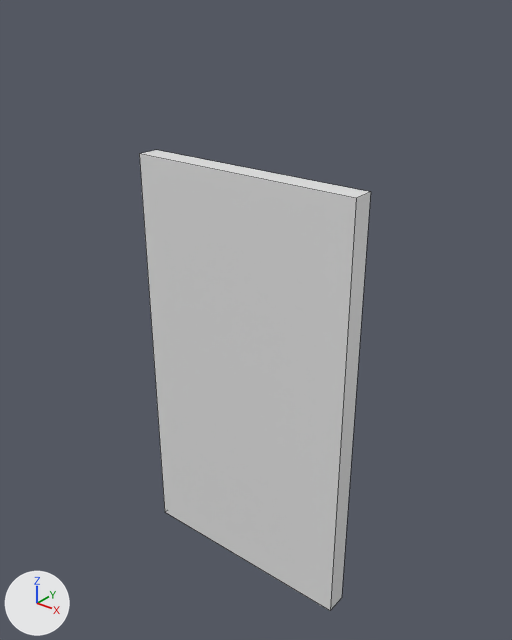
The Blender file Assets/blender/water_wall.blend as it was, and as the next commit left it.
Camera for both pictures: a camera (50 mm lens) standing at (17.9, -21.6, 17.0) and looking at (0.2, 0.6, 3.2). Every picture has the same lights, and +X, +Y and +Z are marked at lower left. Mesh edges are drawn as thin lines.
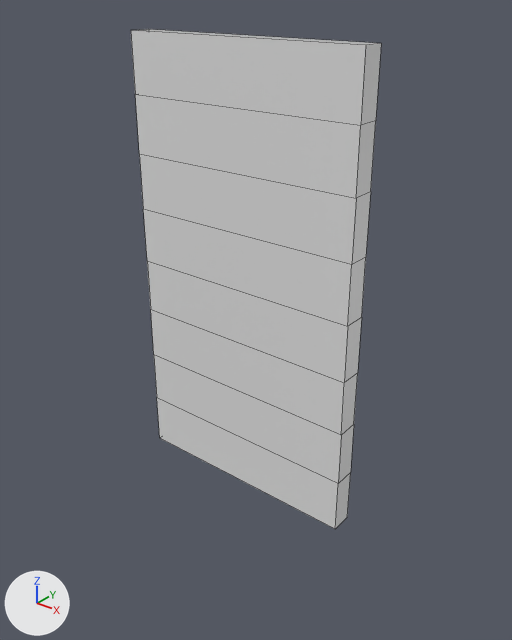
The change in detail:
me_cube is used by ob_cube; location (0.0, 0.0, 0.0).
me_cube had 8 vertices, 6 faces and spanned x -5.5..5.5, y -0.5..0.5, z -10.0..10.0.
me_cube now has 36 vertices, 32 faces and spans x -5.5..5.5, y -0.5..0.5, z -5.0..15.0.
Part 1, on me_cube:
4 vertices are removed from x -5.5..5.5, y -0.5..0.5, z -10.0.
6 faces are deleted.
32 vertices are added at x -5.5..5.5, y -0.5..0.5, z -5.0..15.0.
32 new faces join them.

What differs and where, as boxes (x1, y1, x2, y2) in the pictures (512 x 640 px):
'Cube', reshaped (8% wider, 9% taller)
    before: (139, 150, 371, 610)
    after: (131, 29, 381, 529)
